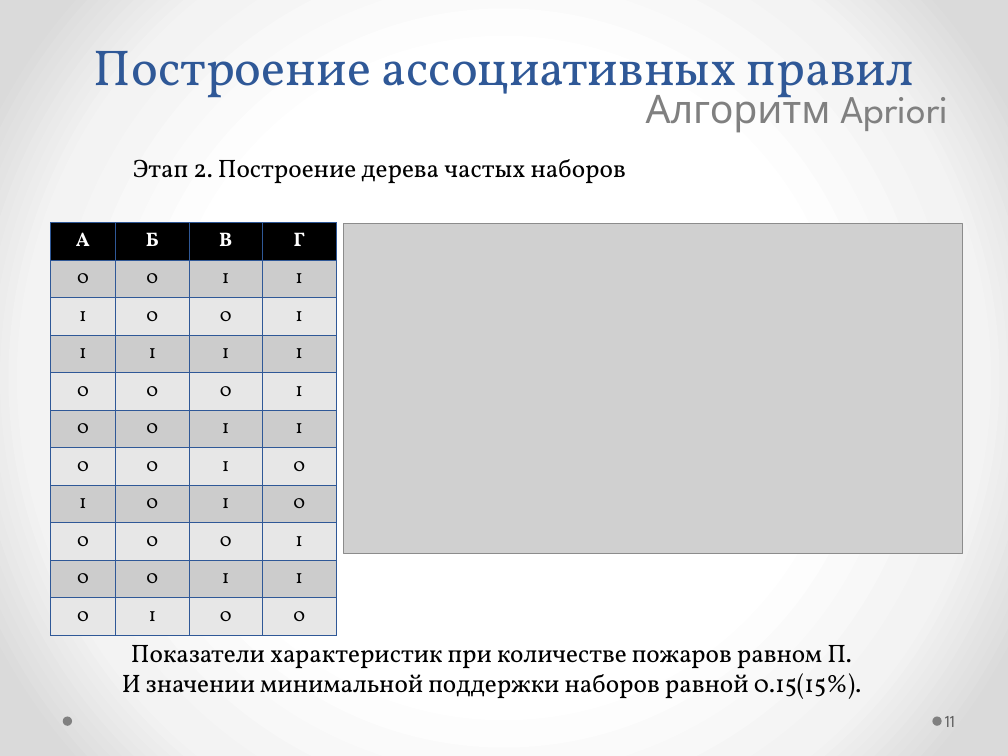
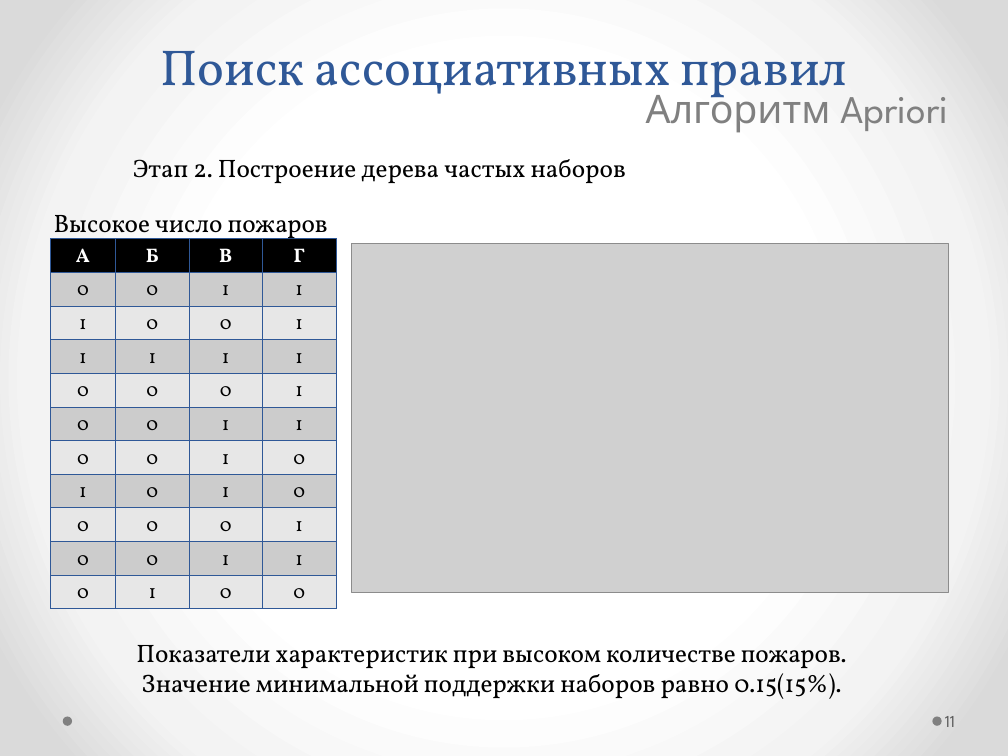
Before and after one commit to kmi9work/Fires, a slide deck: slide 11 of Apriori/my_tex/Поиск ассоциативных правил_Apriori.pptx. Drawn at 1008x756 pixels with LibreOffice and Linux fonts; fonts in the diff are those of the drawing; grey boxes stand for pictures. Boxes give left, top, right and bottom in pixels: in the first picture for what was removed or moved away, otherwise in the second. Text is boxed around its words. In the diff, an @@ line names an element or a change of style, - is before the commit and + after.

```diff
--- a/Apriori/my_tex/Поиск ассоциативных правил_Apriori.pptx
+++ b/Apriori/my_tex/Поиск ассоциативных правил_Apriori.pptx
@@ text at [160,50,847,108]: text changed @@
-Построение ассоциативных правил
+Поиск ассоциативных правил
@@ table: place and size @@
-table at [50,223,337,625]
+table at [50,239,337,609]
@@ text added at [54,215,328,243], 18 pt, text #000000 @@
+Высокое число пожаров
@@ picture: place and size @@
-picture at [344,224,963,553]
+picture at [352,243,949,593]
@@ text at [136,645,847,699]: text changed @@
-Показатели характеристик при количестве пожаров равном П.
-И значении минимальной поддержки наборов равной 0.15(15%).
+Показатели характеристик при высоком количестве пожаров.
+Значение минимальной поддержки наборов равно 0.15(15%).
```
Also in this commit, not shown: 9 other slides changed, 5 other files.
